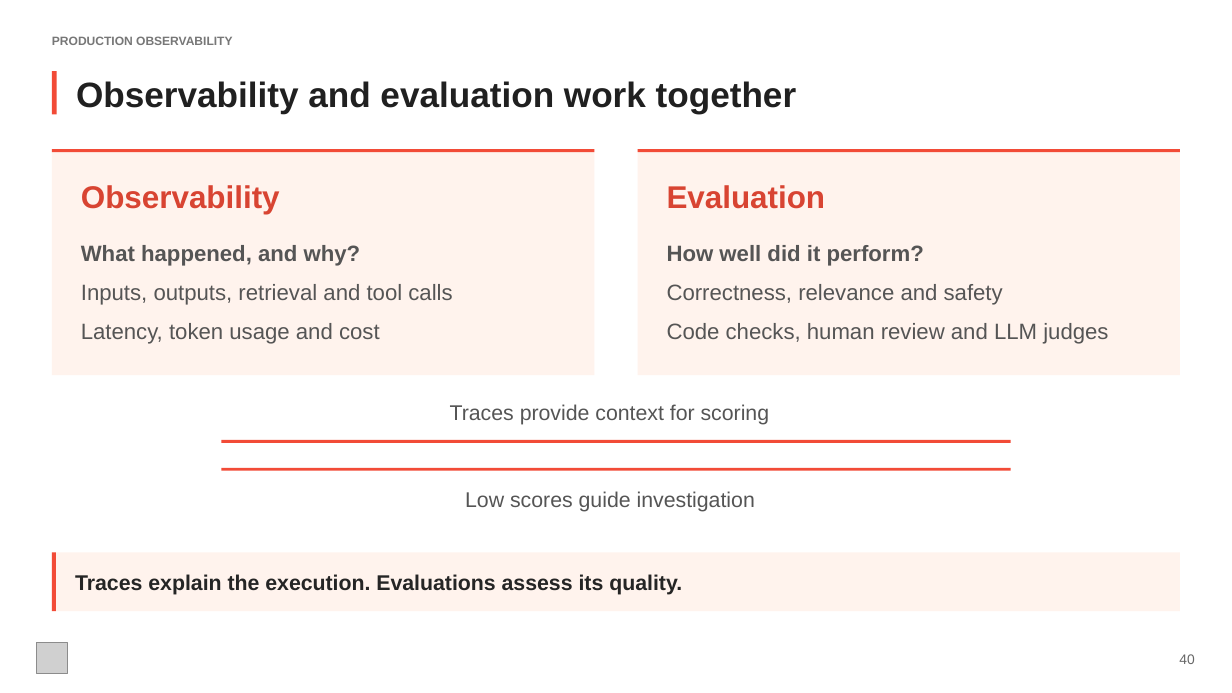
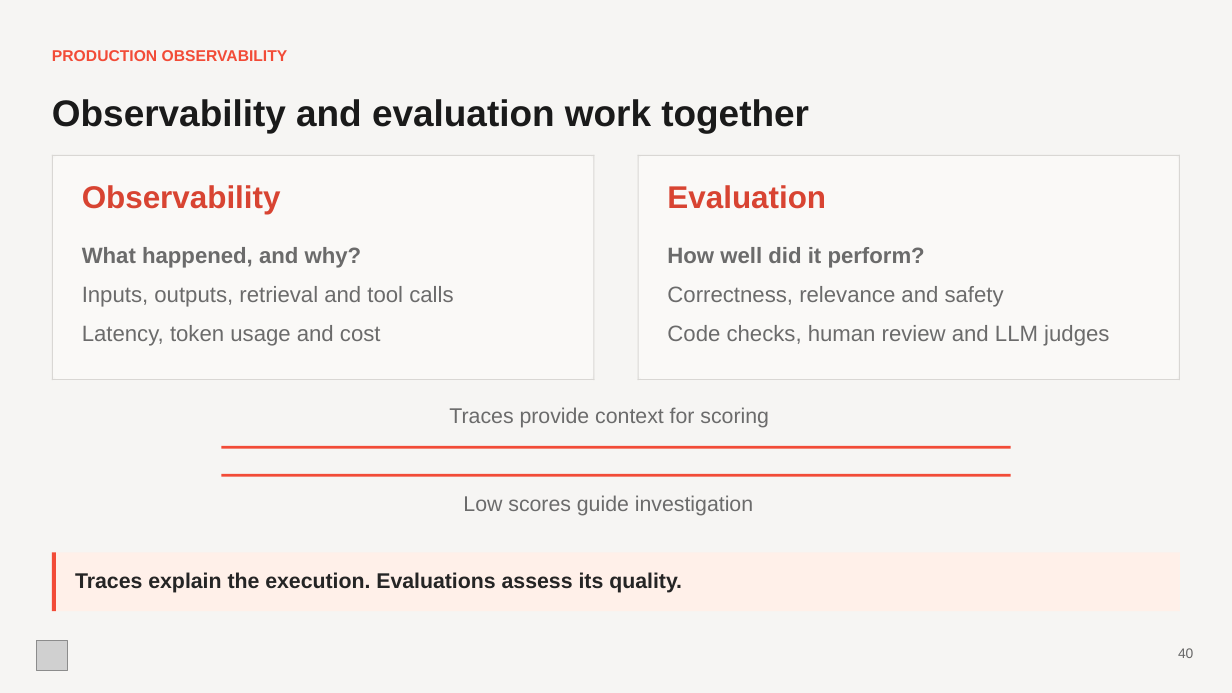
Before and after one commit to evangoh122/course-code-hub, a slide deck: slide 40 of presentations/lecture4.pptx. Drawn at 1232x693 pixels with LibreOffice and Linux fonts; fonts in the diff are those of the drawing; grey boxes stand for pictures. Boxes give left, top, right and bottom in pixels: in the first picture for what was removed or moved away, otherwise in the second. Text is boxed around its words. In the diff, an @@ line names an element or a change of style, - is before the commit and + after.

```diff
--- a/presentations/lecture4.pptx
+++ b/presentations/lecture4.pptx
@@ background #FFFFFF to #F6F5F3 @@
@@ text "PRODUCTION OBSERVABILITY": place and size @@
-text "PRODUCTION OBSERVABILITY" at (52,36,232,45)
+text "PRODUCTION OBSERVABILITY" at (52,50,288,61)
@@ text "PRODUCTION OBSERVABILITY" at (52,50,288,61): size 9.4 to 12.2 pt, text colour #777777 to #F24B37 @@
@@ rectangle removed at (52,71,56,115) @@
@@ text "Observability and evaluation work together": place and size @@
-text "Observability and evaluation work together" at (76,81,796,113)
+text "Observability and evaluation work together" at (52,99,809,133)
@@ text "Observability and evaluation work together" at (52,99,809,133): size 27.4 to 28.8 pt, text colour #202020 to #1A1A1A @@
@@ rectangle removed at (52,149,594,375) @@
@@ rectangle removed at (638,149,1180,375) @@
@@ rectangle at (52,155,594,156): fill #F24B37 to #D9D7D4 @@
@@ rounded rectangle added at (52,155,594,381), fill #FAF9F7 @@
@@ rectangle added at (52,155,53,381), fill #D9D7D4 @@
@@ rectangle added at (593,155,594,381), fill #D9D7D4 @@
@@ 4 rectangles: place and size @@
-4 rectangles at (52,149,1180,470)
+4 rectangles at (52,155,1180,477)
@@ rectangle at (638,155,1180,156): fill #F24B37 to #D9D7D4 @@
@@ rounded rectangle added at (638,155,1180,381), fill #FAF9F7 @@
@@ rectangle added at (638,155,639,381), fill #D9D7D4 @@
@@ rectangle added at (1179,155,1180,381), fill #D9D7D4 @@
@@ text colour #555555 to #6B6B6B in 8 elements at (82,325,381,346), (667,247,925,268), (449,407,769,428), (667,325,1109,346), (667,286,1004,307), (82,247,362,268), (463,495,753,516), (82,286,453,307) @@
@@ rectangle added at (52,379,594,380), fill #D9D7D4 @@
@@ rectangle added at (638,379,1180,380), fill #D9D7D4 @@
@@ rectangle at (52,553,1180,612): fill #FFF3ED to #FFF0E9 @@
@@ text "40": place and size @@
-text "40" at (1179,654,1194,664)
+text "40" at (1178,648,1193,658)
```
Also in this commit, not shown: 41 other slides changed, 3 slides added, 3 slides removed, 5 other files.
